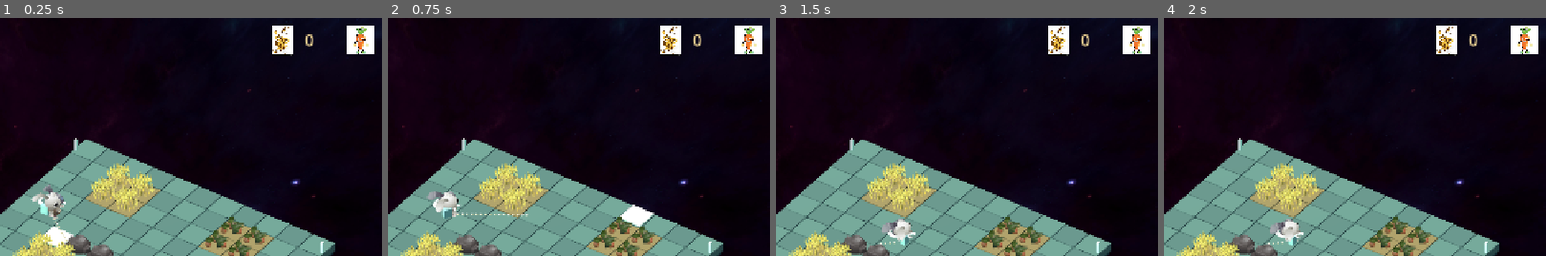
Above: before the commit, frames 1-4 (left to right).
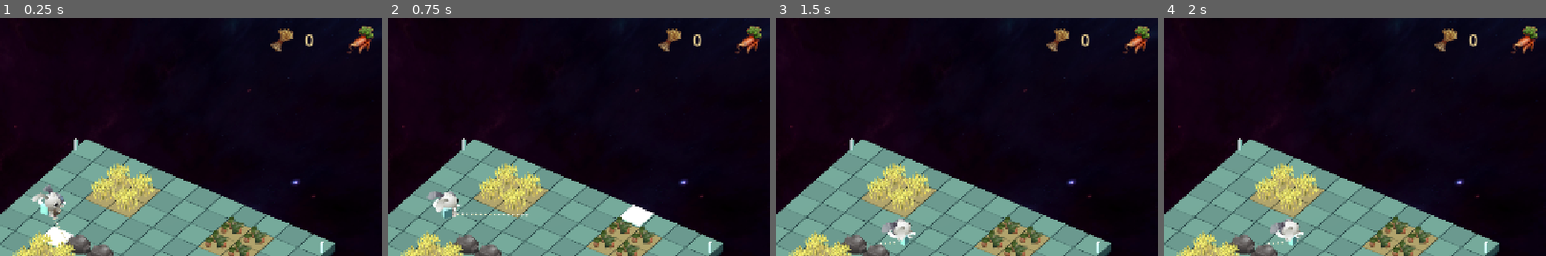
Above: after the commit, the same moments.

Repository: stir2/hergie-lumper-game
Game: Godot game, scene res://scenes/main.tscn
Two runs of this game, one before a commit and one after it. Both use one fixed random seed, a clock stepped at 60 frames per second and the inputs below.
Inputs (mouse positions are % of the whole screen's width and height, from its top left):
- Up to frame 1 (0.25 s): no input
- Up to frame 2 (0.75 s): tap Enter at 0.5 s; move the mouse to (72, 45) at 0.52 s; tap R at 0.6 s; click (72, 45) at 0.67 s
- Up to frame 3 (1.5 s): move the mouse to (30, 55) at 1.27 s; tap M at 1.35 s; click (30, 55) at 1.42 s
- Up to frame 4 (2 s): no input
The pictures show only the part of the screen within x 41-91%, y 3-53%; the shares and areas given below are measured in that part.

The runs differ from the first frame. In frame 1, 1.5% of the frame differs, in the area x 70-98%, y 3-16%; in frame 2, 1.5%; in frame 3, 1.5%; in frame 4, 1.5%.

Commit message:
token #67

Diff:
--- a/scenes/main.tscn
+++ b/scenes/main.tscn
@@ -1,6 +1,6 @@
-[gd_scene load_steps=2 format=3]
+[gd_scene format=3 uid="uid://diu6x6pyue8j"]
 
-[ext_resource type="Script" path="res://scripts/game.gd" id="1"]
+[ext_resource type="Script" uid="uid://cvrw7ydalxl3o" path="res://scripts/game.gd" id="1"]
 
-[node name="OrbitAndHarvest" type="Node"]
+[node name="OrbitAndHarvest" type="Node" unique_id=364962456]
 script = ExtResource("1")
--- a/scripts/game.gd
+++ b/scripts/game.gd
@@ -261,7 +261,7 @@
 
 func crop_icon(crop: String, pos: Vector2, dimensions: Vector2, parent: Node) -> TextureRect:
 	var icon := TextureRect.new()
-	icon.texture = load("res://assets/icons/"+crop+".jpg")
+	icon.texture = load("res://assets/icons/"+crop+".png")
 	icon.expand_mode = TextureRect.EXPAND_IGNORE_SIZE
 	icon.stretch_mode = TextureRect.STRETCH_KEEP_ASPECT_CENTERED
 	icon.position = pos
@@ -578,14 +578,14 @@
 	label_at("Forged moonsteel",Vector2(20,40),20,WHITE,content)
 	label_at("+1 power",Vector2(20,69),13,MUTED,content)
 	var p := button("%d   /   Upgrade" % power_cost if power<3 else "Power fully upgraded",Vector2(20,91),Vector2(306,36),func(): buy_upgrade(true),content)
-	p.icon = load("res://assets/icons/carrot.jpg")
+	p.icon = load("res://assets/icons/carrot.png")
 	p.expand_icon = true
 	p.add_theme_constant_override("icon_max_width",24)
 	p.disabled = harvest.c<power_cost or power>=3
 	label_at("Orbital tether",Vector2(359,40),20,WHITE,content)
 	label_at("+1 tile of throwing distance",Vector2(359,69),13,MUTED,content)
 	var r := button("%d   /   Upgrade" % range_cost if reach<6 else "Reach fully upgraded",Vector2(359,91),Vector2(306,36),func(): buy_upgrade(false),content)
-	r.icon = load("res://assets/icons/wheat.jpg")
+	r.icon = load("res://assets/icons/wheat.png")
 	r.expand_icon = true
 	r.add_theme_constant_override("icon_max_width",24)
 	r.disabled = harvest.w<range_cost or reach>=6
Binary file removed: assets/icons/carrot.jpg
Binary file added: assets/icons/carrot.png
Not shown, added: assets/icons/carrot.png.import
Binary file added: assets/icons/rock.png
Not shown, changed: assets/icons/rock.png.import
Binary file added: assets/icons/titanium.png
Not shown, added: assets/icons/titanium.png.import
Binary file removed: assets/icons/wheat.jpg
Binary file added: assets/icons/wheat.png
Not shown, changed: assets/icons/wheat.png.import
